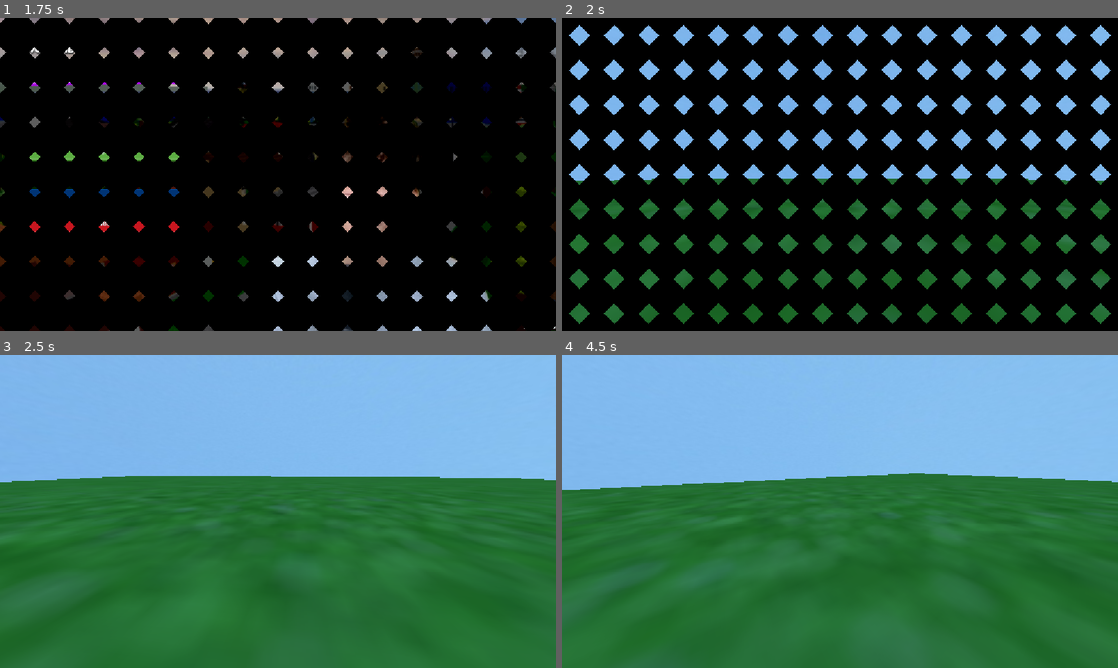
Above: before the commit, frames 1-4 (two rows, left to right).
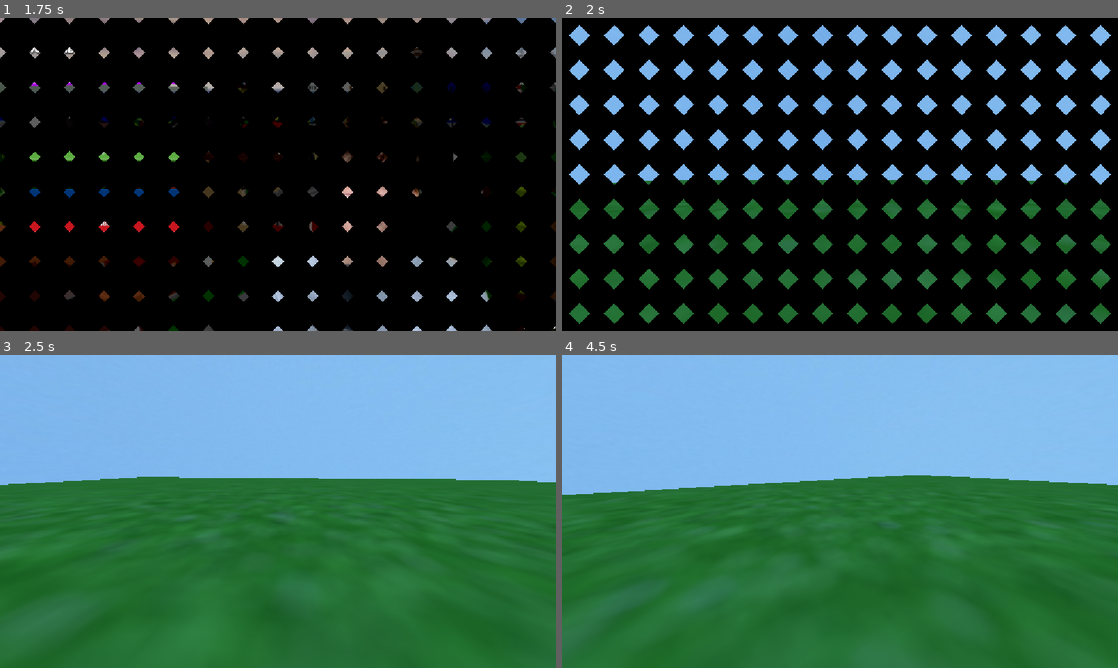
Above: after the commit, the same moments.

Repository: TrueDotBin/ELEVENZTOWN
Game: Godot game, scene res://scenes/ui/splash.tscn
The game is run twice, just before and just after one commit, with the same random seed, the same clock (stepped at 60 frames per second) and the same inputs. Video files are missing from this copy of the repository; at most half a second of black plays in their place. Sound files missing from this copy of the repository are replaced by a short silence.
Inputs (mouse positions are in pixels of both pictures, inside the frame that each line leads up to):
- Up to frame 1 (1.75 s): tap Enter at 0.5 s; move the mouse to (400, 158) at 0.52 s; hold D (right) 0.53-1.25 s; tap Space (jump) at 0.77 s; click "play!" at 1.25 s
- Up to frame 2 (2 s): no input
- Up to frame 3 (2.5 s): move the mouse to (250, 511) at 2.02 s; hold W (forwards) from 2.03 s (still down); tap Space (jump) at 2.27 s
- Up to frame 4 (4.5 s): keep holding W (forwards); move the mouse to (851, 505) at 2.77 s; move the mouse to (834, 517) at 3.52 s; tap Space (jump) at 3.77 s; move the mouse to (878, 514) at 4.27 s

Frame 1 is identical in both runs. In frame 2, 0.5% of the frame differs, in the area x 2-98%, y 51-93%; in frame 3, 2.4%; in frame 4, 2.8%, in the area x 0-100%, y 37-100%.

Commit message:
Make the player slightly larger

Diff:
--- a/scenes/game/game.tscn
+++ b/scenes/game/game.tscn
@@ -42,7 +42,7 @@
 environment = SubResource("Environment_77xa6")
 
 [node name="Player" type="CharacterBody3D" parent="." unique_id=116262080 node_paths=PackedStringArray("camera")]
-transform = Transform3D(1, 0, 0, 0, 1, 0, 0, 0, 1, 0, 1.1, 0)
+transform = Transform3D(1.35, 0, 0, 0, 1.35, 0, 0, 0, 1.35, 0, 1.5, 0)
 script = ExtResource("3_0sr1o")
 jump_velocity = 6.0
 camera = NodePath("Camera")
